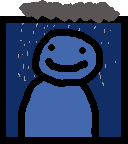
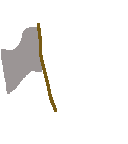
Two versions of the same layered image (128x144). Layer-by-layer changes:
added layer "White flag" above "Cloud" over [1, 23, 57, 112]
hid "Cloud", painted on it over [18, 0, 120, 86]
hid "dummy" over [0, 16, 128, 144]